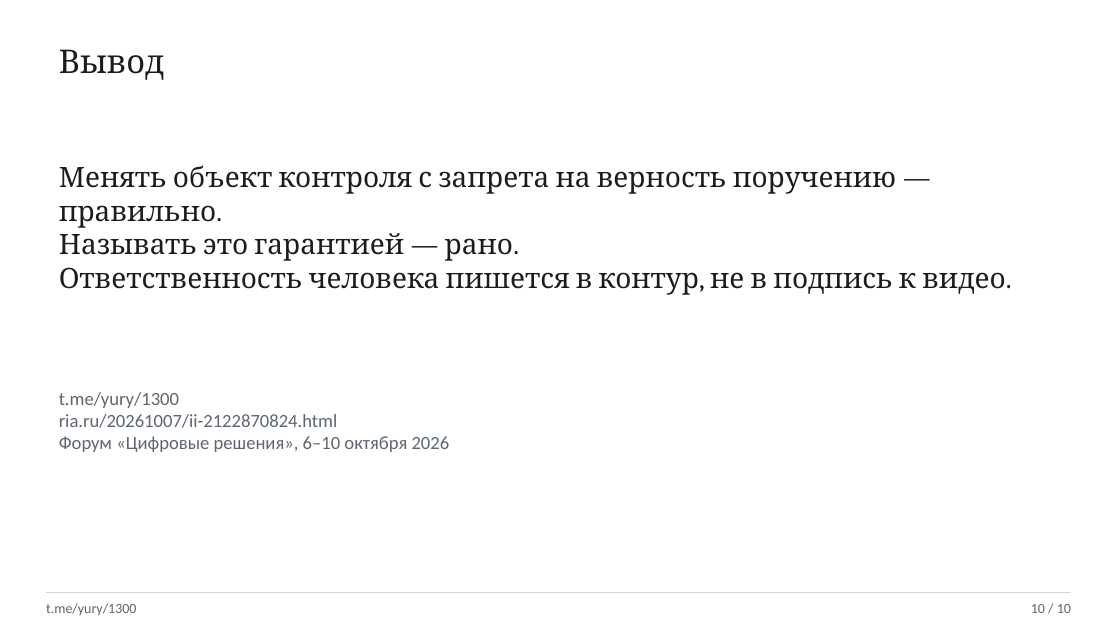
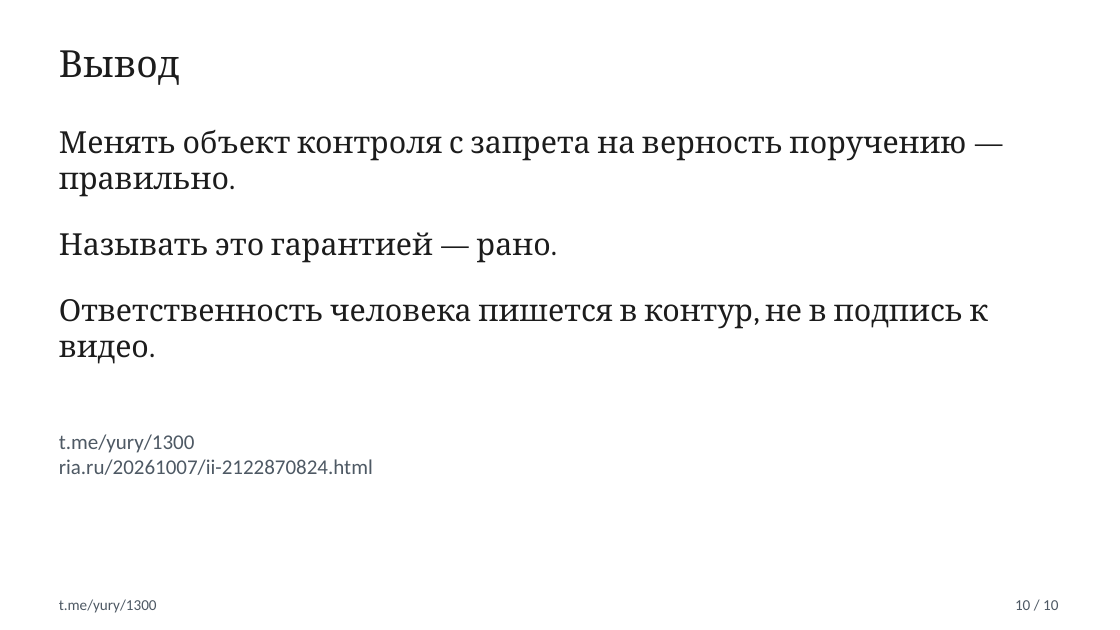
Before and after one commit to cuthbertnogood/maximov-ai-fidelity-1300, a slide deck: slide 10 of presentation/maximov-1300.pptx. Drawn at 1120x630 pixels with LibreOffice and Linux fonts; fonts in the diff are those of the drawing. Boxes give left, top, right and bottom in pixels: in the first picture for what was removed or moved away, otherwise in the second. Text is boxed around its words. In the diff, an @@ line names an element or a change of style, - is before the commit and + after.

```diff
--- a/presentation/maximov-1300.pptx
+++ b/presentation/maximov-1300.pptx
@@ text "Вывод" at (x1=59, y1=50, x2=180, y2=85): size 28 to 32 pt @@
@@ text added at (x1=59, y1=130, x2=966, y2=197), 26 pt, text #1C1C1C @@
+Менять объект контроля с запрета на верность поручению — правильно.
@@ text at (x1=59, y1=165, x2=896, y2=228): paragraph removed @@
-Менять объект контроля с запрета на верность поручению — правильно.
@@ text "Называть это гарантией — рано." moved from (x1=59, y1=165, x2=1005, y2=295) to (x1=59, y1=232, x2=551, y2=263) @@
@@ text "Называть это гарантией — рано." at (x1=59, y1=232, x2=551, y2=263): size 24 to 26 pt @@
@@ text at (x1=59, y1=267, x2=1005, y2=295): paragraph removed @@
-Ответственность человека пишется в контур, не в подпись к видео.
@@ text added at (x1=59, y1=299, x2=989, y2=364), 26 pt, text #1C1C1C @@
+Ответственность человека пишется в контур, не в подпись к видео.
@@ text at (x1=59, y1=436, x2=450, y2=452): paragraph removed @@
-Форум «Цифровые решения», 6–10 октября 2026
@@ text "t.me/yury/1300" moved from (x1=59, y1=392, x2=450, y2=452) to (x1=59, y1=434, x2=373, y2=475) @@
@@ text "t.me/yury/1300" at (x1=59, y1=434, x2=373, y2=475): size 16 to 18 pt, text colour #5E6670 to #4E5964 @@
@@ rectangle removed at (x1=46, y1=592, x2=1071, y2=593) @@
@@ text "t.me/yury/1300" moved from (x1=46, y1=603, x2=136, y2=615) to (x1=59, y1=599, x2=157, y2=613) @@
@@ text "t.me/yury/1300" at (x1=59, y1=599, x2=157, y2=613): size 12 to 13 pt, text colour #5E6670 to #4E5964 @@
@@ text "10 / 10" at (x1=1015, y1=600, x2=1058, y2=610): size 12 to 13 pt, text colour #5E6670 to #4E5964 @@
@@ text "10 / 10" moved from (x1=1031, y1=604, x2=1071, y2=613) to (x1=1015, y1=600, x2=1058, y2=610) @@
```
Also in this commit, not shown: 9 other slides changed, 1 other file.
